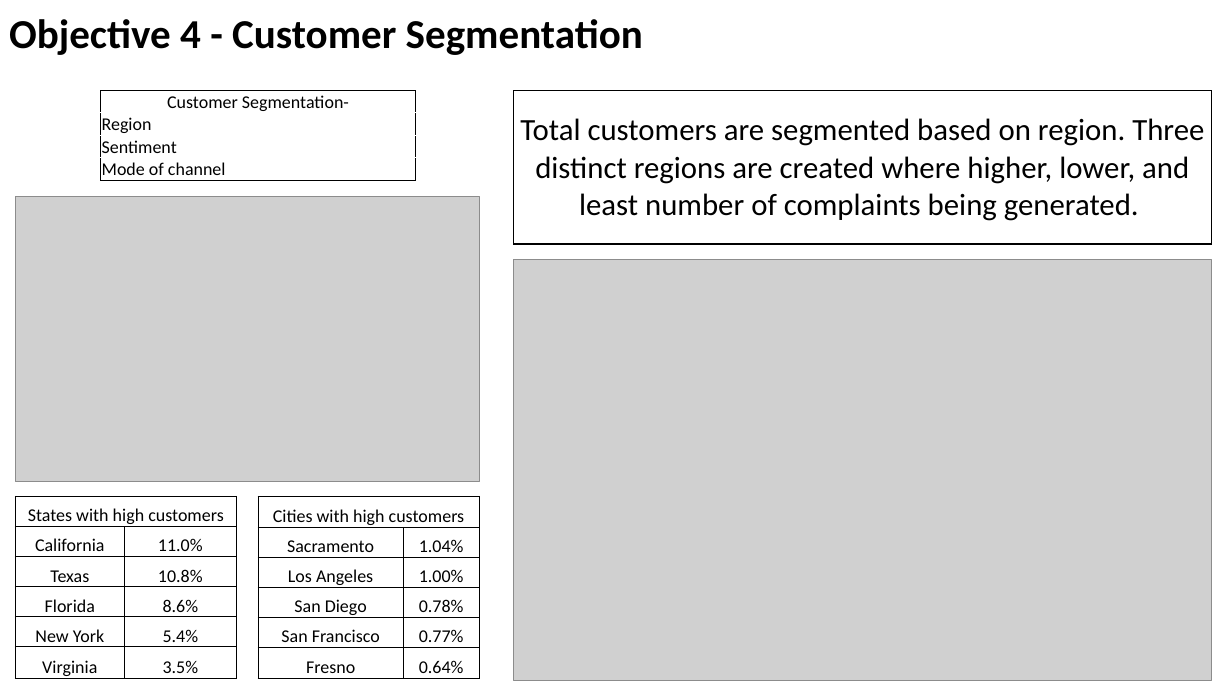
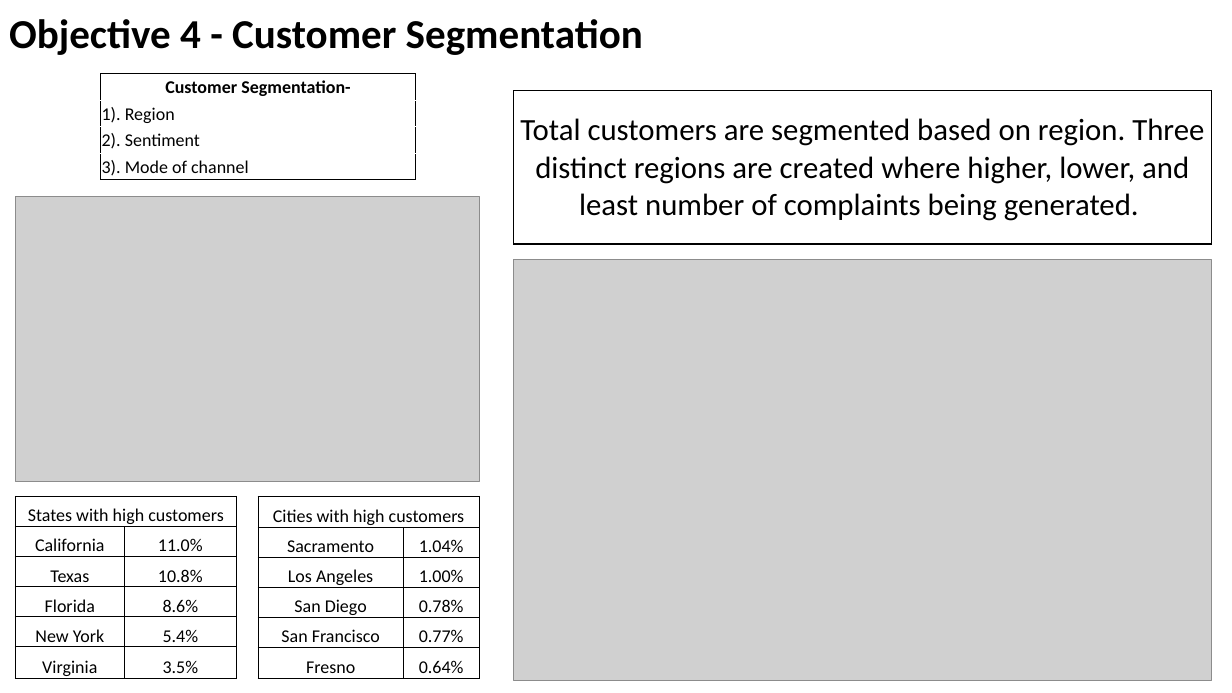
Before and after one commit to Aniruddhakhedkar/Analysis_of_Customer_Service_Data_for_an_E-commerce_Company_Nile, a slide deck: slide 8 of Findings_Analysis of Customer Service Data_E-commerce Company_Nile.pptx. Drawn at 1232x693 pixels with LibreOffice and Linux fonts; fonts in the diff are those of the drawing; grey boxes stand for pictures. Boxes give left, top, right and bottom in pixels: in the first picture for what was removed or moved away, otherwise in the second. Text is boxed around its words. In the diff, an @@ line names an element or a change of style, - is before the commit and + after.

```diff
--- a/Findings_Analysis of Customer Service Data_E-commerce Company_Nile.pptx
+++ b/Findings_Analysis of Customer Service Data_E-commerce Company_Nile.pptx
@@ table at (x1=101, y1=74, x2=415, y2=180) @@
-row 2, column 1: Region
+row 2, column 1: 1). Region
-row 3, column 1: Sentiment
+row 3, column 1: 2). Sentiment
-row 4, column 1: Mode of channel
+row 4, column 1: 3). Mode of channel
@@ bold on in "Customer Segmentation-" @@
@@ table resized from (x1=101, y1=91, x2=415, y2=180) to (x1=101, y1=74, x2=415, y2=180) @@
```
Also in this commit, not shown: 7 other slides changed, 1 slide added, 1 slide removed.
